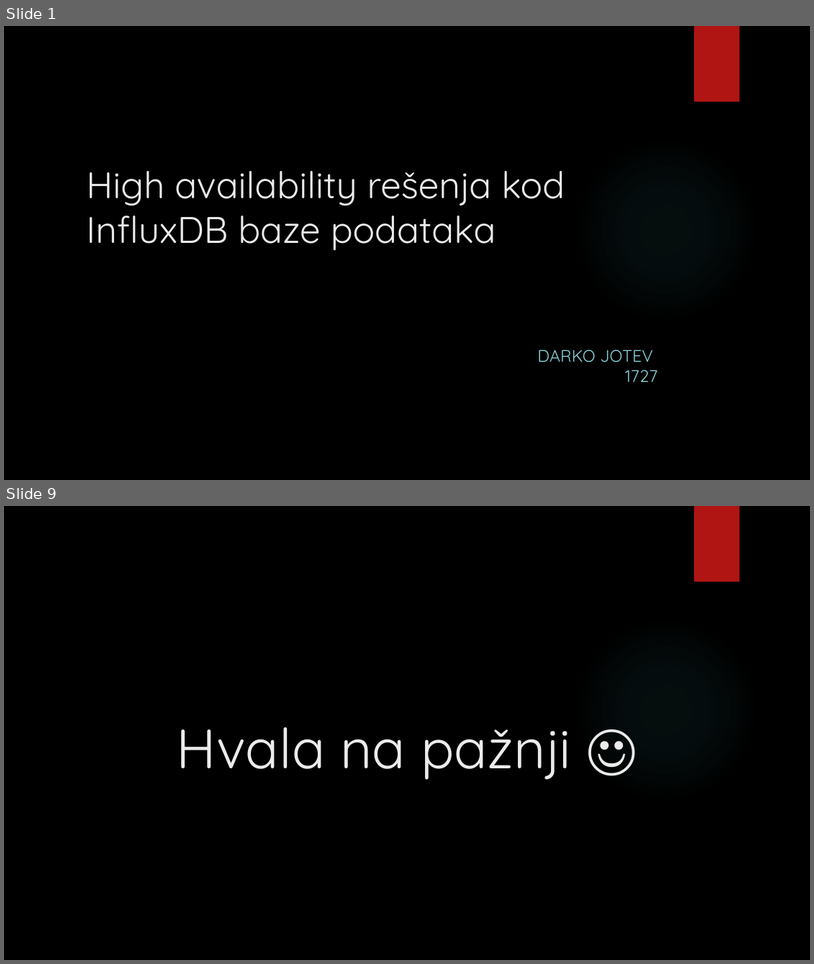
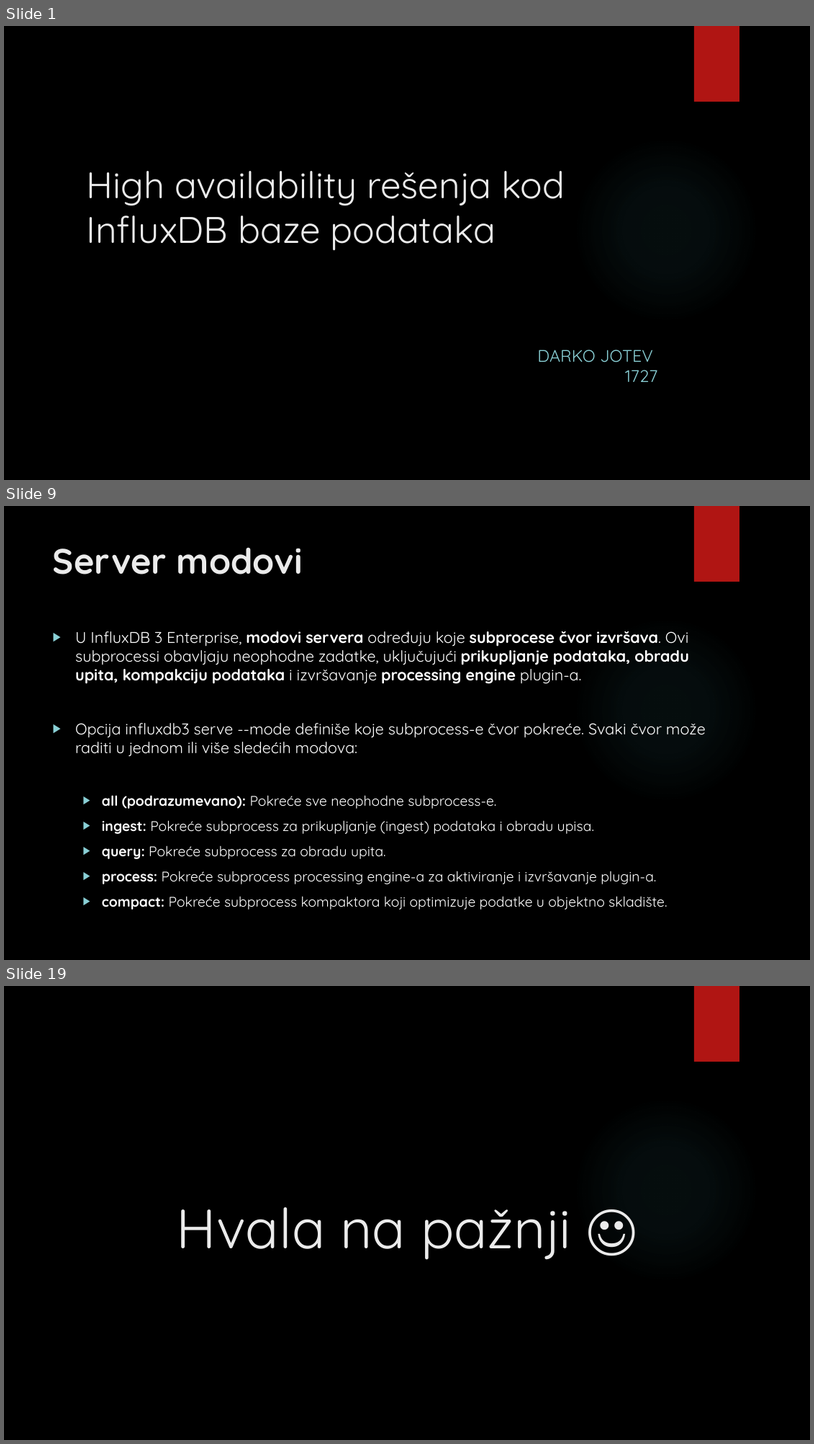
Before and after one commit to darkojotev/Database-Management-Systems, a slide deck: 3_HA/High availability rešenja kod InfluxDB baze podataka.pptx. Shown one above the other, each under a label of ours: slides 1 and 9 before the commit, slides 1, 9 and 19 after it; the slides between them are not shown. The pictures are 814x964 and 814x1444 pixels, drawn with LibreOffice and Linux fonts; fonts in the diff are those of the drawing; background and template pictures are left out. Boxes give left, top, right and bottom in pixels: in the first picture for what was removed or moved away, otherwise in the second. Text is boxed around its words. In the diff, an @@ line names an element or a change of style, - is before the commit and + after.

```diff
--- a/3_HA/High availability rešenja kod InfluxDB baze podataka.pptx
+++ b/3_HA/High availability rešenja kod InfluxDB baze podataka.pptx
@@ slide 9 added at bbox=[4, 506, 810, 960], background picture (left out); not listed: 2 template elements that a slide beside it also shows @@
@@ title added at bbox=[53, 547, 303, 574], 42 pt, text #EBEBEB, bold @@
+Server modovi
@@ text added at bbox=[75, 631, 706, 909], 18.5 pt, text #FFFFFF @@
+▶ U InfluxDB 3 Enterprise, modovi servera određuju koje subprocese čvor izvršava. Ovi subprocessi obavljaju neophodne zadatke, uključujući prikupljanje podataka, obradu upita, kompakciju podataka i izvršavanje processing engine plugin-a.
+▶ Opcija influxdb3 serve --mode definiše koje subprocess-e čvor pokreće. Svaki čvor može raditi u jednom ili više sledećih modova:
+  ▶ all (podrazumevano): Pokreće sve neophodne subprocess-e.
+  ▶ ingest: Pokreće subprocess za prikupljanje (ingest) podataka i obradu upisa.
+  ▶ query: Pokreće subprocess za obradu upita.
+  ▶ process: Pokreće subprocess processing engine-a za aktiviranje i izvršavanje plugin-a.
+  ▶ compact: Pokreće subprocess kompaktora koji optimizuje podatke u objektno skladište.
@@ what was slide 9 is now slide 19 @@
```
Also in this commit, not shown: 1 slide changed, 12 other slides added, 3 slides removed, 1 other file.
